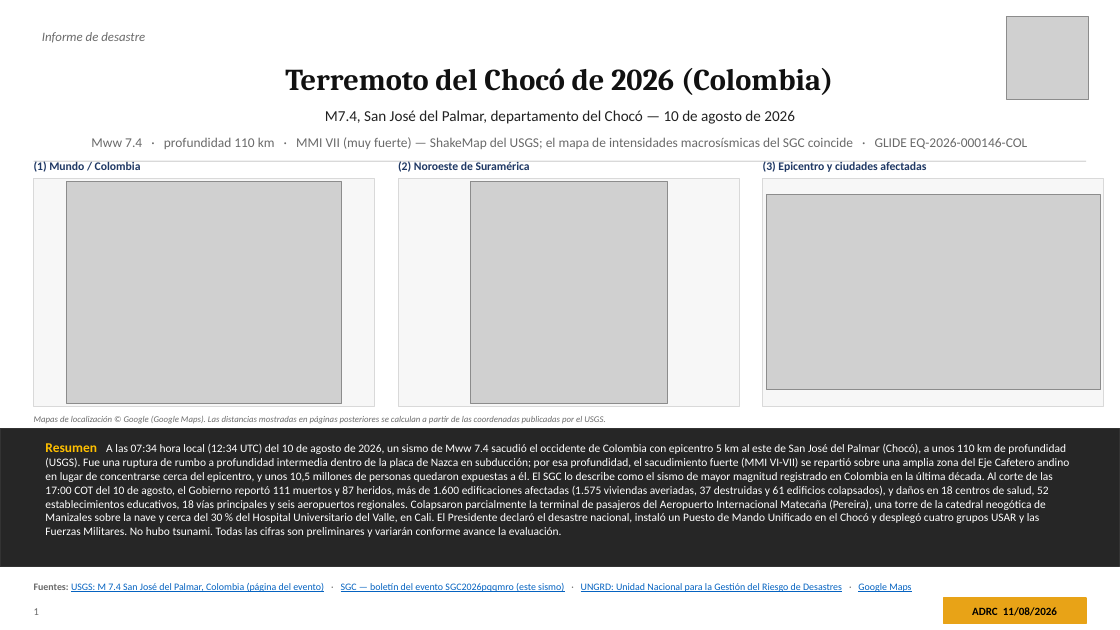
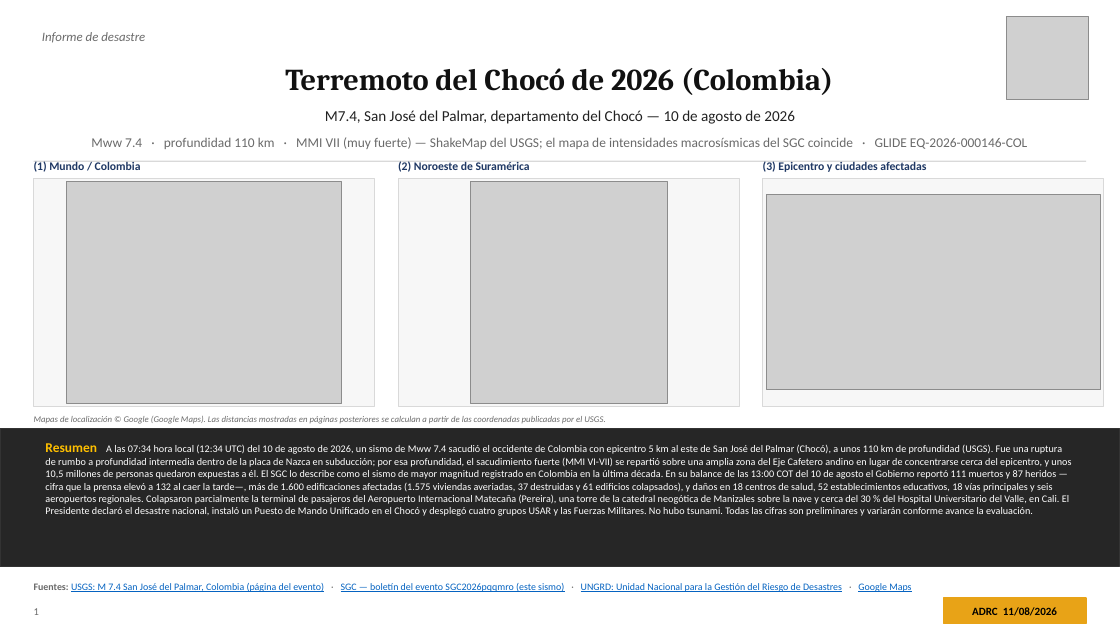
Before and after one commit to kochobi-max/whatsmap, a slide deck: slide 1 of reports/colombia_eq_20260810/output/ADRC_EQ_COL_Choco_20260810_ES.pptx. Drawn at 1120x630 pixels with LibreOffice and Linux fonts; fonts in the diff are those of the drawing; grey boxes stand for pictures. Boxes give left, top, right and bottom in pixels: in the first picture for what was removed or moved away, otherwise in the second. Text is boxed around its words. In the diff, an @@ line names an element or a change of style, - is before the commit and + after.

```diff
--- a/reports/colombia_eq_20260810/output/ADRC_EQ_COL_Choco_20260810_ES.pptx
+++ b/reports/colombia_eq_20260810/output/ADRC_EQ_COL_Choco_20260810_ES.pptx
@@ text at box(45, 443, 1071, 516): text changed; size 9.8 to 8.7 pt @@
-Resumen A las 07:34 hora local (12:34 UTC) del 10 de agosto de 2026, un sismo de Mww 7.4 sacudió el occidente de Colombia con epicentro 5 km al este de San José del Palmar (Chocó), a unos 110 km de profundidad (USGS). Fue una ruptura de rumbo a profundidad intermedia dentro de la placa de Nazca en subducción; por esa profundidad, el sacudimiento fuerte (MMI VI-VII) se repartió sobre una amplia zona del Eje Cafetero andino en lugar de concentrarse cerca del epicentro, y unos 10,5 millones de personas quedaron expuestas a él. El SGC lo describe como el sismo de mayor magnitud registrado en Colombia en la última década. Al corte de las 17:00 COT del 10 de agosto, el Gobierno reportó 111 muertos y 87 heridos, más de 1.600 edificaciones afectadas (1.575 viviendas averiadas, 37 destruidas y 61 edificios colapsados), y daños en 18 centros de salud, 52 establecimientos educativos, 18 vías principales y seis aeropuertos regionales. Colapsaron parcialmente la terminal de pasajeros del Aeropuerto Internacional Matecaña (Pereira), una torre de la catedral neogótica de Manizales sobre la nave y cerca del 30 % del Hospital Universitario del Valle, en Cali. El Presidente declaró el desastre nacional, instaló un Puesto de Mando Unificado en el Chocó y desplegó cuatro grupos USAR y las Fuerzas Militares. No hubo tsunami. Todas las cifras son preliminares y variarán conforme avance la evaluación.
+Resumen A las 07:34 hora local (12:34 UTC) del 10 de agosto de 2026, un sismo de Mww 7.4 sacudió el occidente de Colombia con epicentro 5 km al este de San José del Palmar (Chocó), a unos 110 km de profundidad (USGS). Fue una ruptura de rumbo a profundidad intermedia dentro de la placa de Nazca en subducción; por esa profundidad, el sacudimiento fuerte (MMI VI-VII) se repartió sobre una amplia zona del Eje Cafetero andino en lugar de concentrarse cerca del epicentro, y unos 10,5 millones de personas quedaron expuestas a él. El SGC lo describe como el sismo de mayor magnitud registrado en Colombia en la última década. En su balance de las 13:00 COT del 10 de agosto el Gobierno reportó 111 muertos y 87 heridos —cifra que la prensa elevó a 132 al caer la tarde—, más de 1.600 edificaciones afectadas (1.575 viviendas averiadas, 37 destruidas y 61 edificios colapsados), y daños en 18 centros de salud, 52 establecimientos educativos, 18 vías principales y seis aeropuertos regionales. Colapsaron parcialmente la terminal de pasajeros del Aeropuerto Internacional Matecaña (Pereira), una torre de la catedral neogótica de Manizales sobre la nave y cerca del 30 % del Hospital Universitario del Valle, en Cali. El Presidente declaró el desastre nacional, instaló un Puesto de Mando Unificado en el Chocó y desplegó cuatro grupos USAR y las Fuerzas Militares. No hubo tsunami. Todas las cifras son preliminares y variarán conforme avance la evaluación.
```
Also in this commit, not shown: 11 other slides changed, 7 other files.
